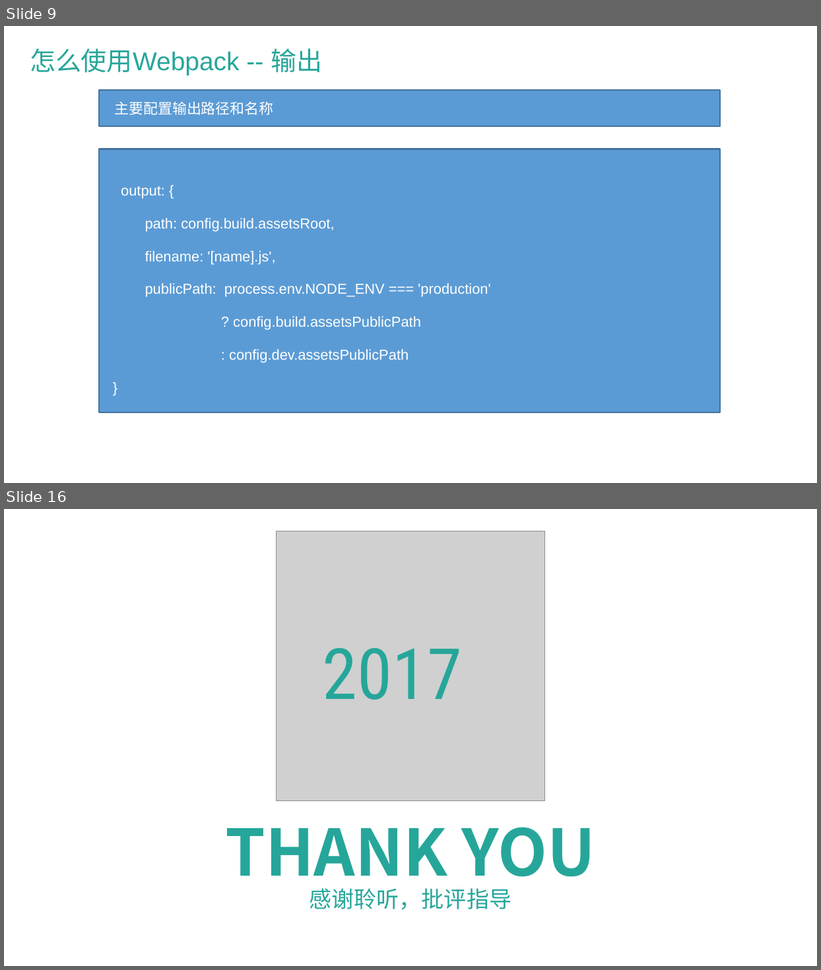
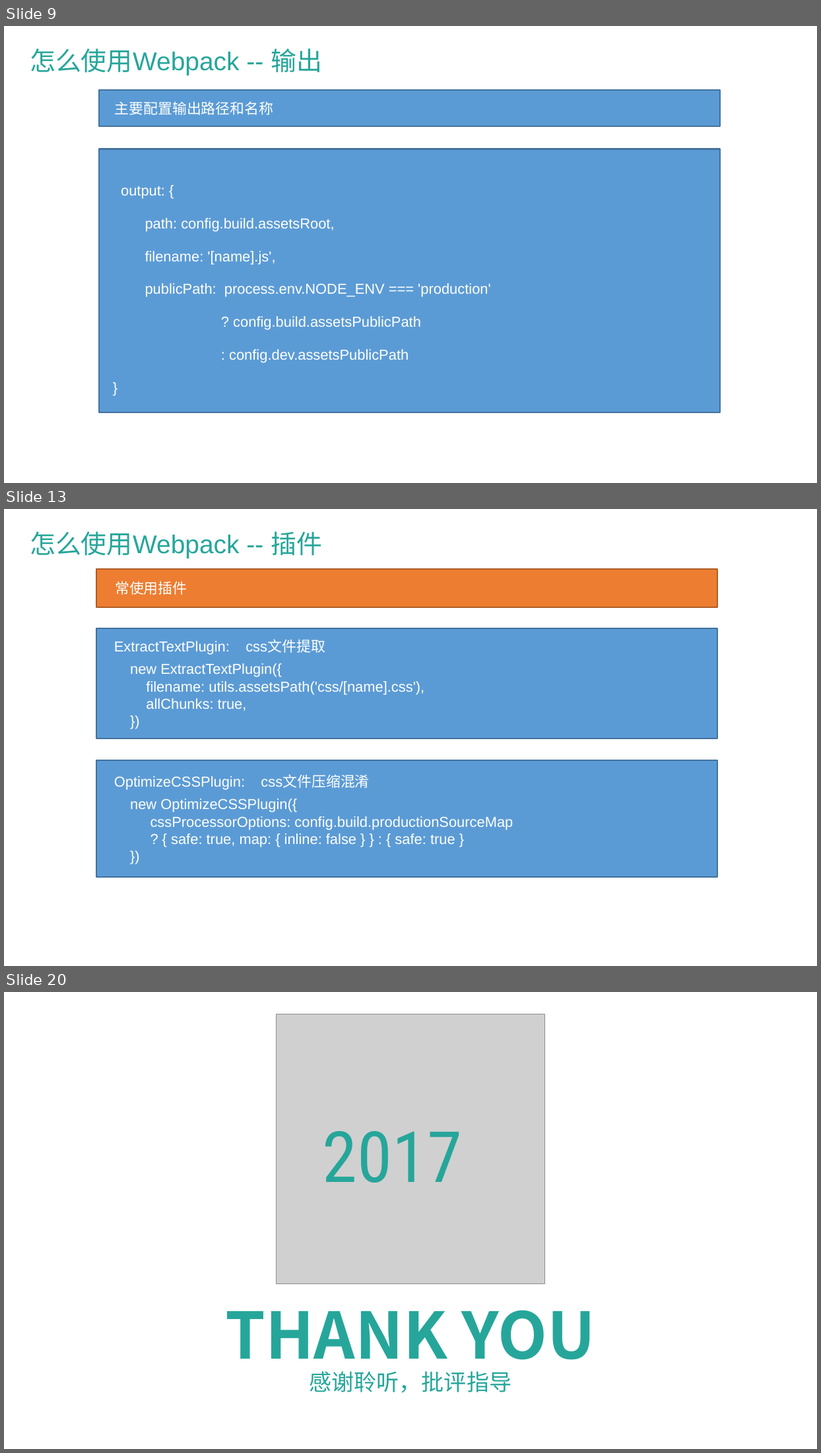
Before and after one commit to wangqiang66/webpack, a slide deck: Webpack简介.pptx. Shown one above the other, each under a label of ours: slides 9 and 16 before the commit, slides 9, 13 and 20 after it; the slides between them are not shown. The pictures are 821x970 and 821x1453 pixels, drawn with LibreOffice and Linux fonts; fonts in the diff are those of the drawing; grey boxes stand for pictures; background and template pictures are left out. Boxes give left, top, right and bottom in pixels: in the first picture for what was removed or moved away, otherwise in the second. Text is boxed around its words. In the diff, an @@ line names an element or a change of style, - is before the commit and + after.

```diff
--- a/Webpack简介.pptx
+++ b/Webpack简介.pptx
@@ slide 13 added at bbox=[4, 509, 817, 966], background picture (left out); not listed: 1 template element that a slide beside it also shows @@
@@ text added at bbox=[30, 531, 322, 559], 32 pt, text #26A69A @@
+怎么使用Webpack -- 插件
@@ rectangle added at bbox=[96, 569, 717, 607], fill #ED7D31, outline #AF5C24 2 pt, 18 pt, text #FFFFFF @@
+常使用插件
@@ rectangle added at bbox=[96, 628, 717, 739], fill #5B9BD5, outline #43739E 2 pt, 18 pt, text #FFFFFF @@
+ExtractTextPlugin: css文件提取
+new ExtractTextPlugin({
+filename: utils.assetsPath('css/[name].css'),
+allChunks: true,
+})
@@ rectangle added at bbox=[96, 760, 717, 877], fill #5B9BD5, outline #43739E 2 pt, 18 pt, text #FFFFFF @@
+OptimizeCSSPlugin: css文件压缩混淆
+new OptimizeCSSPlugin({
+cssProcessorOptions: config.build.productionSourceMap
+? { safe: true, map: { inline: false } } : { safe: true }
+})
@@ what was slide 16 is now slide 20 @@
```
Also in this commit, not shown: 11 slides changed, 4 other slides added, 1 slide removed, 26 other files.
